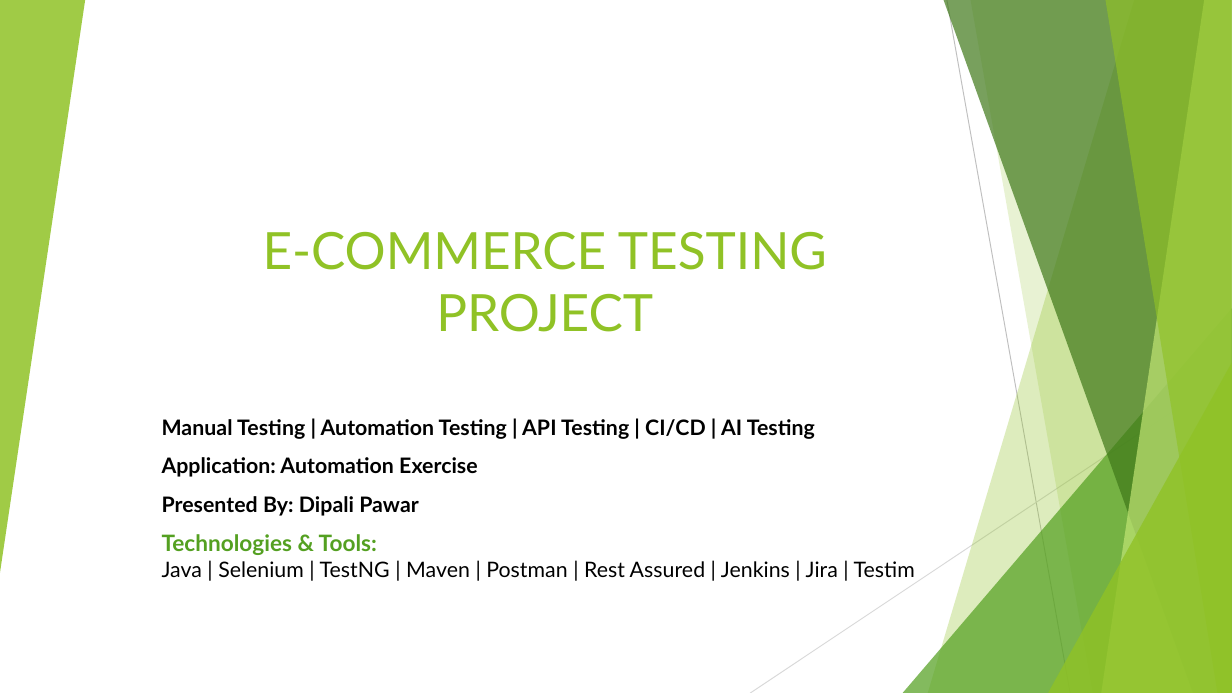
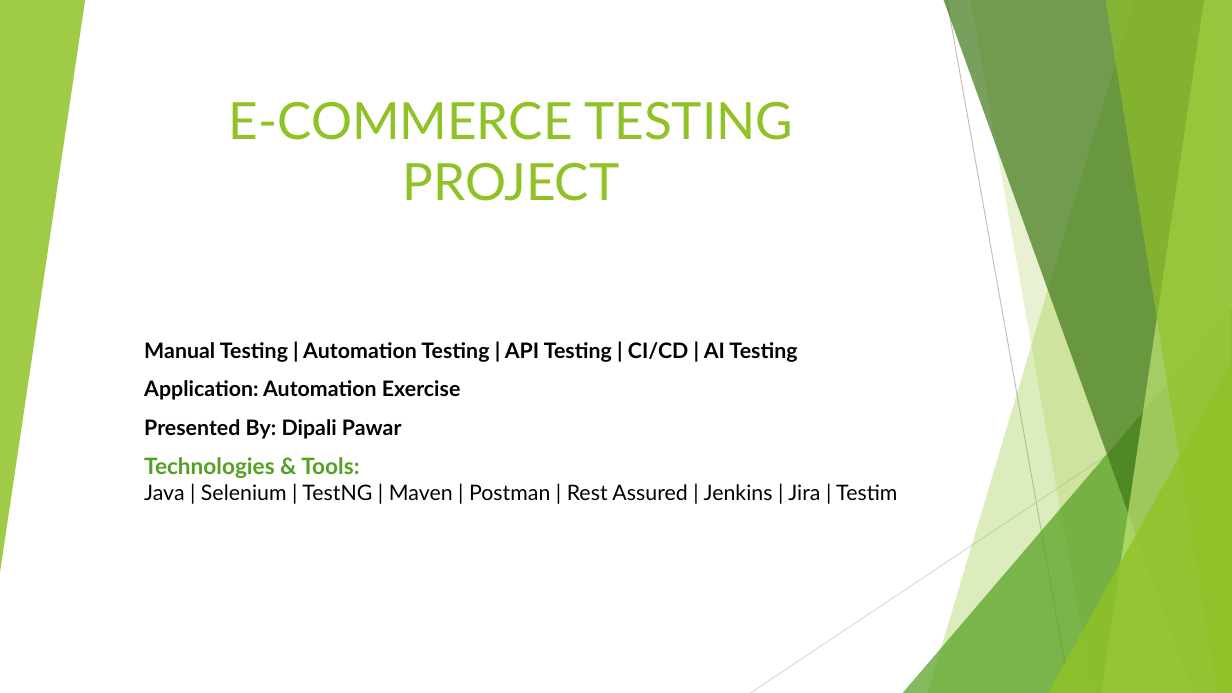
Before and after one commit to Dipali-dp/EcommerceTestingProject, a slide deck: slide 1 of Project_Presentation.pptx. Drawn at 1232x693 pixels with LibreOffice and Linux fonts; fonts in the diff are those of the drawing. Boxes give left, top, right and bottom in pixels: in the first picture for what was removed or moved away, otherwise in the second. Text is boxed around its words. In the diff, an @@ line names an element or a change of style, - is before the commit and + after.

Commit message:
Update project presentation

```diff
--- a/Project_Presentation.pptx
+++ b/Project_Presentation.pptx
@@ title "E-COMMERCE TESTING PROJECT": place and size @@
-title "E-COMMERCE TESTING PROJECT" at box(263, 232, 827, 332)
+title "E-COMMERCE TESTING PROJECT" at box(229, 102, 793, 201)
@@ subtitle "Manual Testing | Automation Testing ...": place and size @@
-subtitle "Manual Testing | Automation Testing ..." at box(162, 419, 915, 577)
+subtitle "Manual Testing | Automation Testing ..." at box(144, 342, 897, 500)
```
Also in this commit, not shown: 2 other slides changed, 6 slides added.
